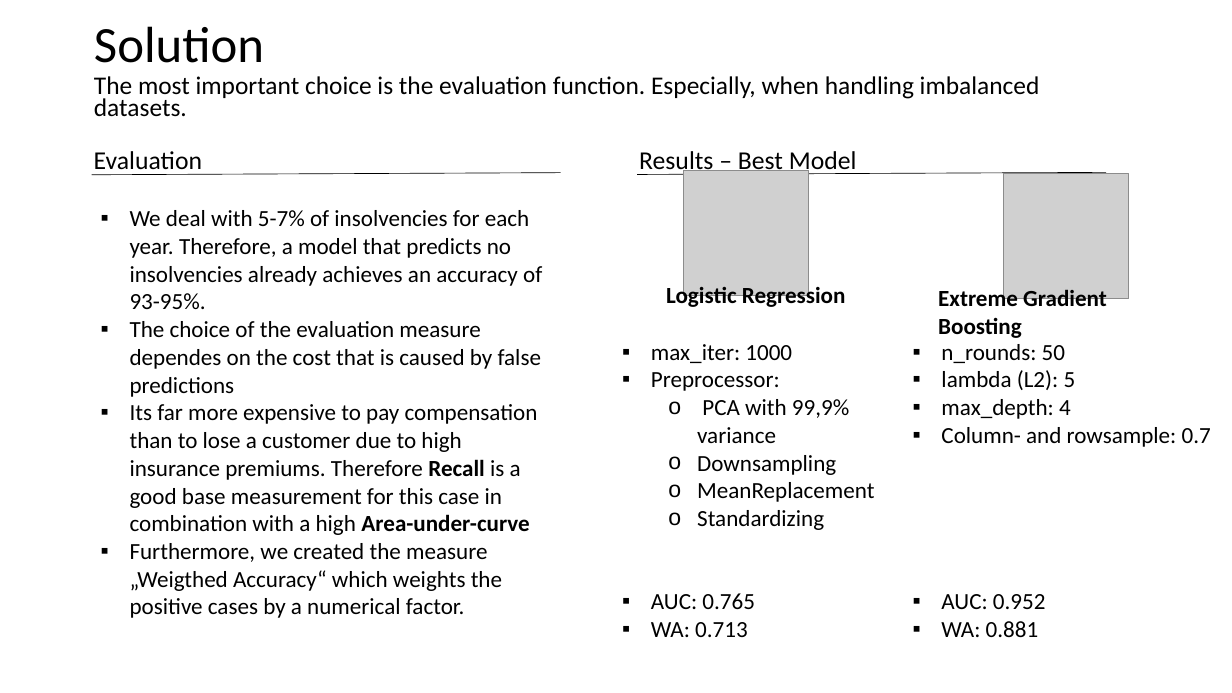
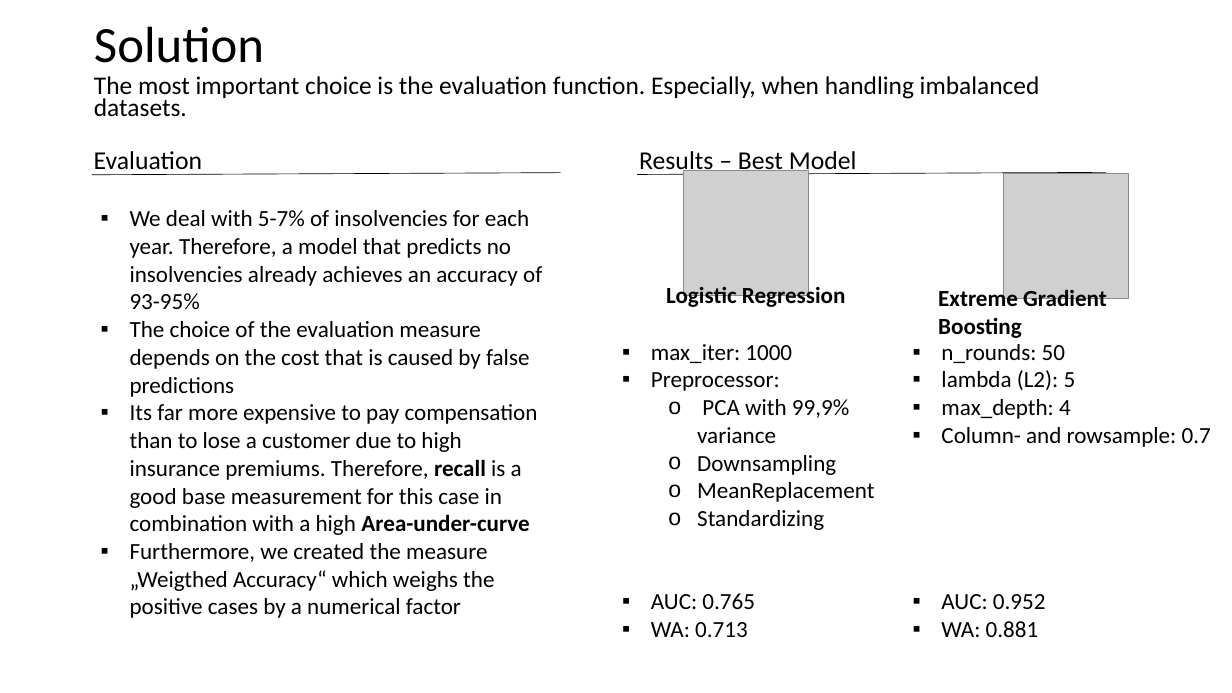
Before and after one commit to FelixKleineBoesing/InsolvencyPred, a slide deck: slide 5 of docs/final_presentation.pptx. Drawn at 1232x693 pixels with LibreOffice and Linux fonts; fonts in the diff are those of the drawing; grey boxes stand for pictures. Boxes give left, top, right and bottom in pixels: in the first picture for what was removed or moved away, otherwise in the second. Text is boxed around its words. In the diff, an @@ line names an element or a change of style, - is before the commit and + after.

```diff
--- a/docs/final_presentation.pptx
+++ b/docs/final_presentation.pptx
@@ text at (130,210,542,618): text changed @@
-▪ We deal with 5-7% of insolvencies for each year. Therefore, a model that predicts no insolvencies already achieves an accuracy of 93-95%.
-▪ The choice of the evaluation measure dependes on the cost that is caused by false predictions
-▪ Its far more expensive to pay compensation than to lose a customer due to high insurance premiums. Therefore Recall is a good base measurement for this case in combination with a high Area-under-curve
-▪ Furthermore, we created the measure „Weigthed Accuracy“ which weights the positive cases by a numerical factor.
+▪ We deal with 5-7% of insolvencies for each year. Therefore, a model that predicts no insolvencies already achieves an accuracy of 93-95%
+▪ The choice of the evaluation measure depends on the cost that is caused by false predictions
+▪ Its far more expensive to pay compensation than to lose a customer due to high insurance premiums. Therefore, recall is a good base measurement for this case in combination with a high Area-under-curve
+▪ Furthermore, we created the measure „Weigthed Accuracy“ which weighs the positive cases by a numerical factor
```
Also in this commit, not shown: 8 other slides changed, 2 other files.
